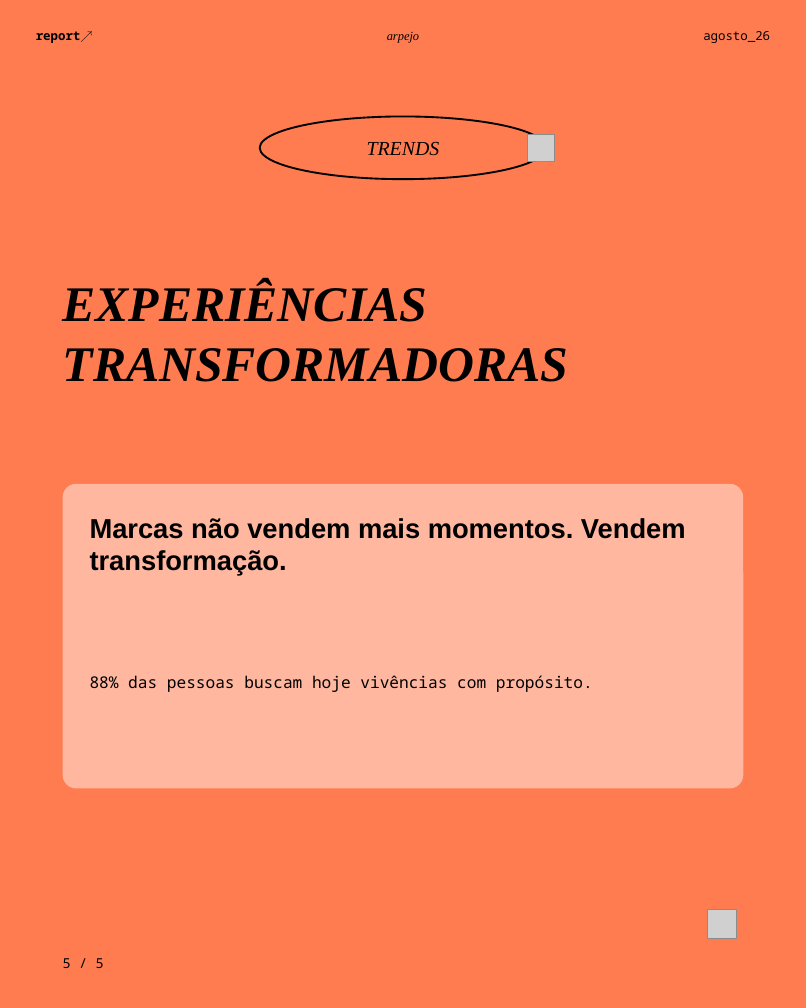
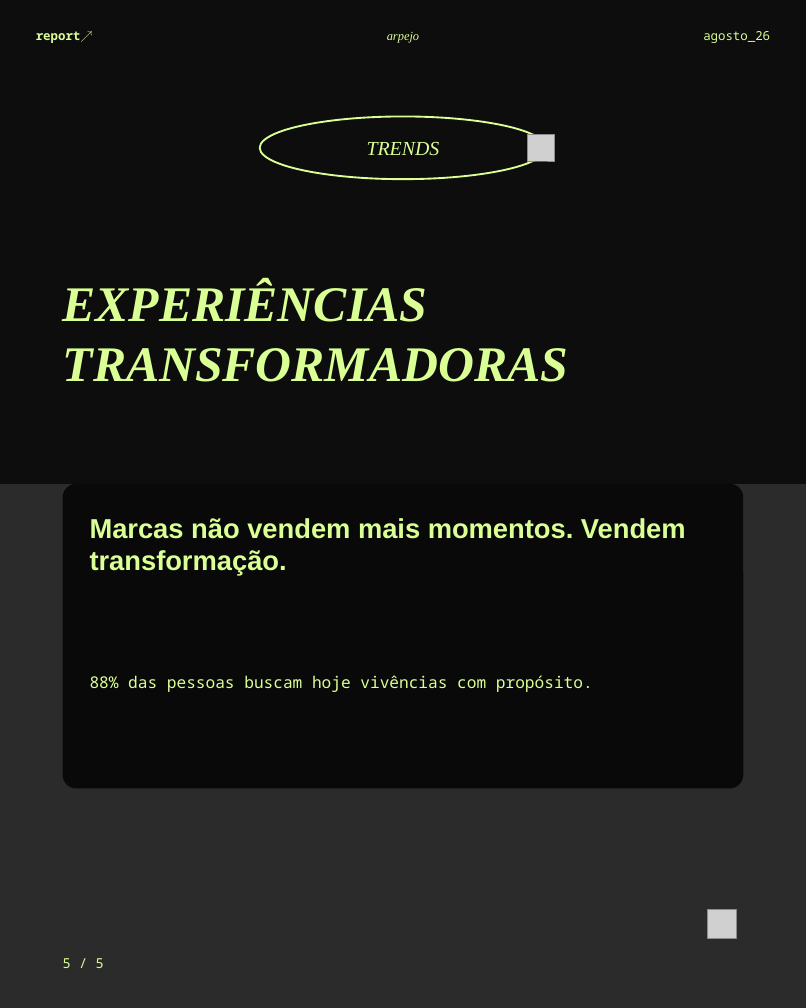
Before and after one commit to BiancaSchwanke/data-manipulation-exercises, a slide deck: slide 6 of entregas-agosto26/carrossel-instagram-agosto26.pptx. Drawn at 806x1008 pixels with LibreOffice and Linux fonts; fonts in the diff are those of the drawing; grey boxes stand for pictures; background and template pictures are left out; a plain dark background stands for a picture behind light text. Boxes give left, top, right and bottom in pixels: in the first picture for what was removed or moved away, otherwise in the second. Text is boxed around its words. In the diff, an @@ line names an element or a change of style, - is before the commit and + after.

```diff
--- a/entregas-agosto26/carrossel-instagram-agosto26.pptx
+++ b/entregas-agosto26/carrossel-instagram-agosto26.pptx
@@ background #FF7C51 to picture (left out) @@
@@ rectangle added at (x1=0, y1=0, x2=806, y2=484), fill #000000 at 68% opacity @@
@@ ellipse at (x1=260, y1=116, x2=546, y2=179): outline #000000 1.5 pt to #DAFF94 1.5 pt @@
@@ rounded rectangle at (x1=63, y1=484, x2=743, y2=788): fill #FFFFFF at 45% opacity to #000000 at 78% opacity @@
@@ text colour #000000 to #DAFF94 in 8 elements at (x1=36, y1=31, x2=93, y2=43), (x1=387, y1=32, x2=419, y2=43), (x1=703, y1=31, x2=770, y2=43), (x1=367, y1=142, x2=440, y2=156), (x1=63, y1=282, x2=568, y2=382), (x1=90, y1=518, x2=686, y2=576), (x1=90, y1=675, x2=593, y2=692), (x1=63, y1=958, x2=104, y2=968) @@
```
Also in this commit, not shown: 3 other slides changed, 3 other files.
